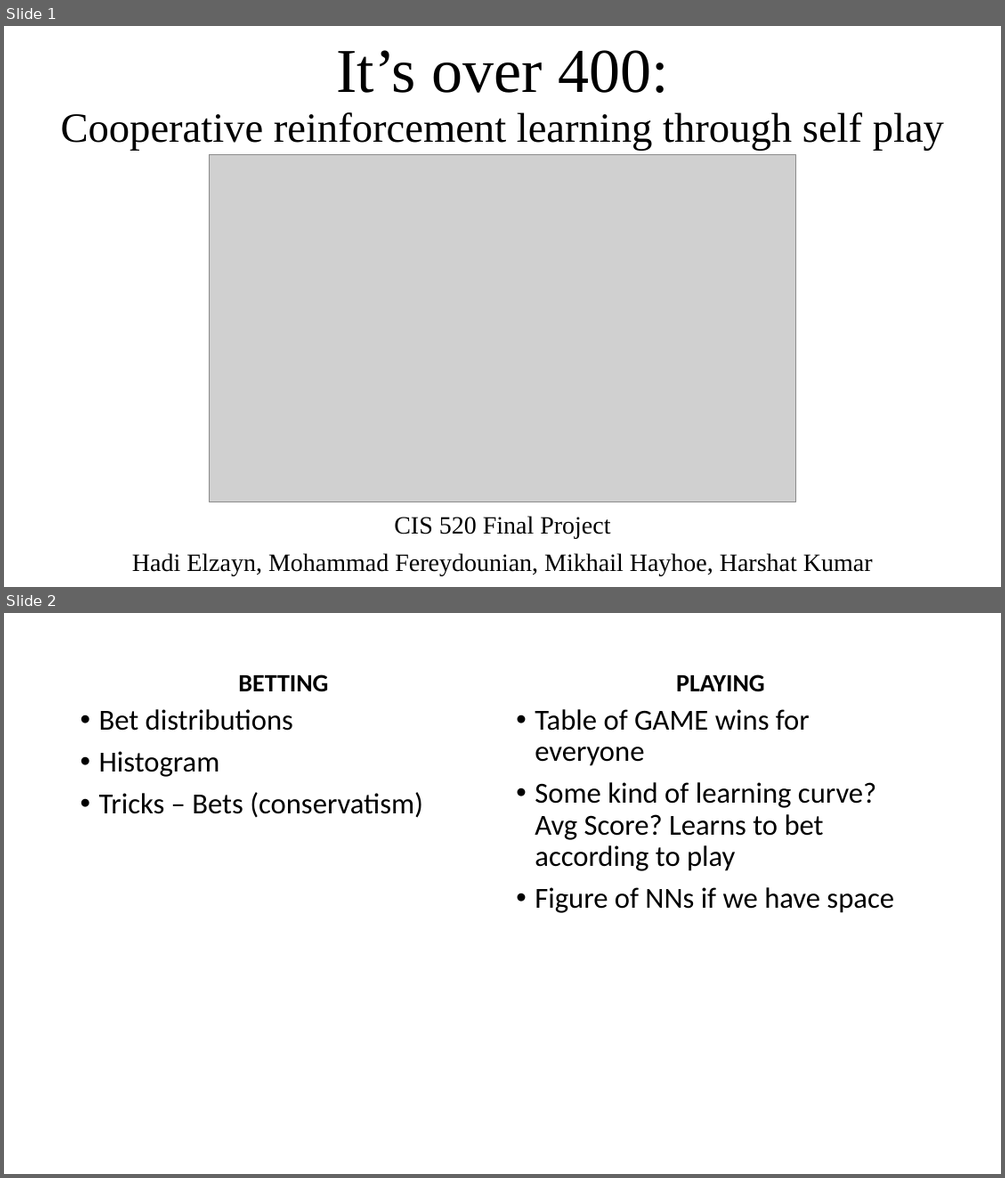
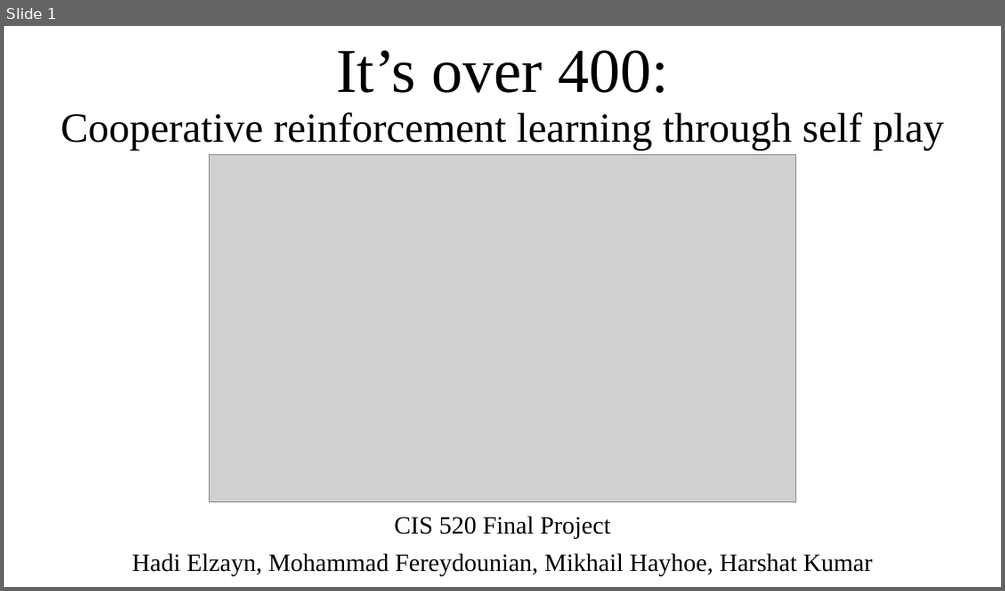
Before and after one commit to MHayhoe/400, a slide deck: Slides.pptx. Shown one above the other, each under a label of ours: slides 1 and 2 before the commit, slide 1 after it. The pictures are 1005x1178 and 1005x591 pixels, drawn with LibreOffice and Linux fonts; fonts in the diff are those of the drawing; grey boxes stand for pictures. Boxes give left, top, right and bottom in pixels: in the first picture for what was removed or moved away, otherwise in the second. Text is boxed around its words. In the diff, an @@ line names an element or a change of style, - is before the commit and + after.

```diff
--- a/Slides.pptx
+++ b/Slides.pptx
@@ slide 2 removed at [4, 613, 1001, 1174], background #FFFFFF @@
@@ text removed at [238, 674, 328, 691] @@
-BETTING
@@ text removed at [676, 674, 765, 692] @@
-PLAYING
@@ text removed at [99, 709, 423, 818] @@
-• Bet distributions
-• Histogram
-• Tricks – Bets (conservatism)
@@ text removed at [534, 709, 894, 913] @@
-• Table of GAME wins for everyone
-• Some kind of learning curve? Avg Score? Learns to bet according to play
-• Figure of NNs if we have space
```
Also in this commit, not shown: 1 slide added, 1 other file.
